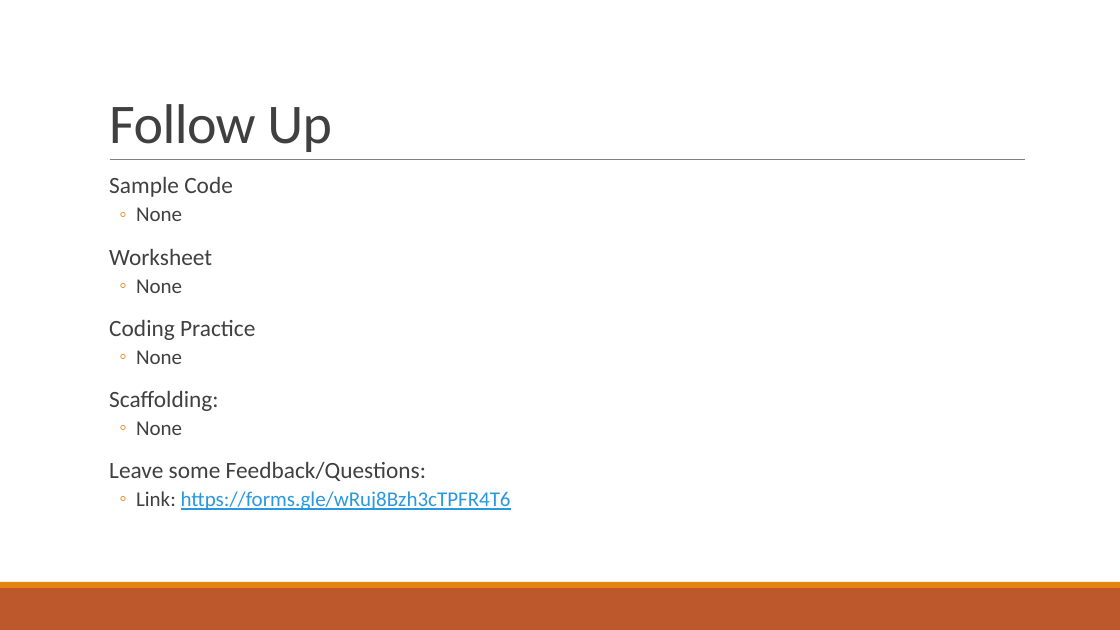
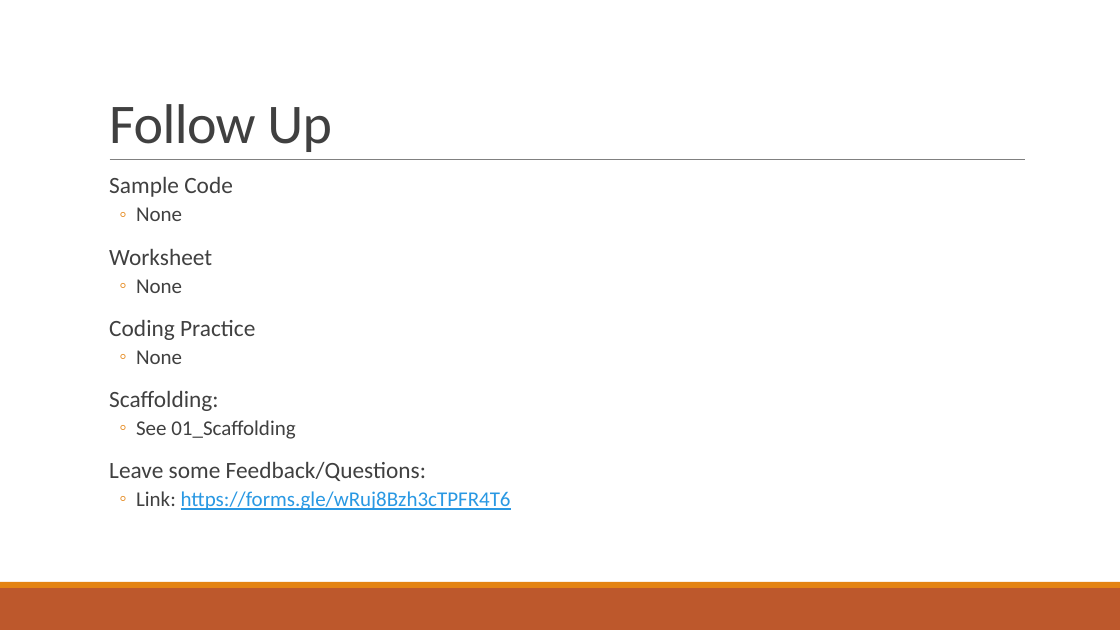
Before and after one commit to thewangclass/apcsa-curriculum, a slide deck: slide 14 of 01_Unit/PowerPoints/04_StringsMathConcatenationModulus.pptx. Drawn at 1120x630 pixels with LibreOffice and Linux fonts; fonts in the diff are those of the drawing. Boxes give left, top, right and bottom in pixels: in the first picture for what was removed or moved away, otherwise in the second. Text is boxed around its words. In the diff, an @@ line names an element or a change of style, - is before the commit and + after.

```diff
--- a/01_Unit/PowerPoints/04_StringsMathConcatenationModulus.pptx
+++ b/01_Unit/PowerPoints/04_StringsMathConcatenationModulus.pptx
@@ text at box(136, 420, 295, 439): text changed @@
-  ◦ None
+  ◦ See 01_Scaffolding
```
Also in this commit, not shown: 2 other slides changed, 7 other files.
